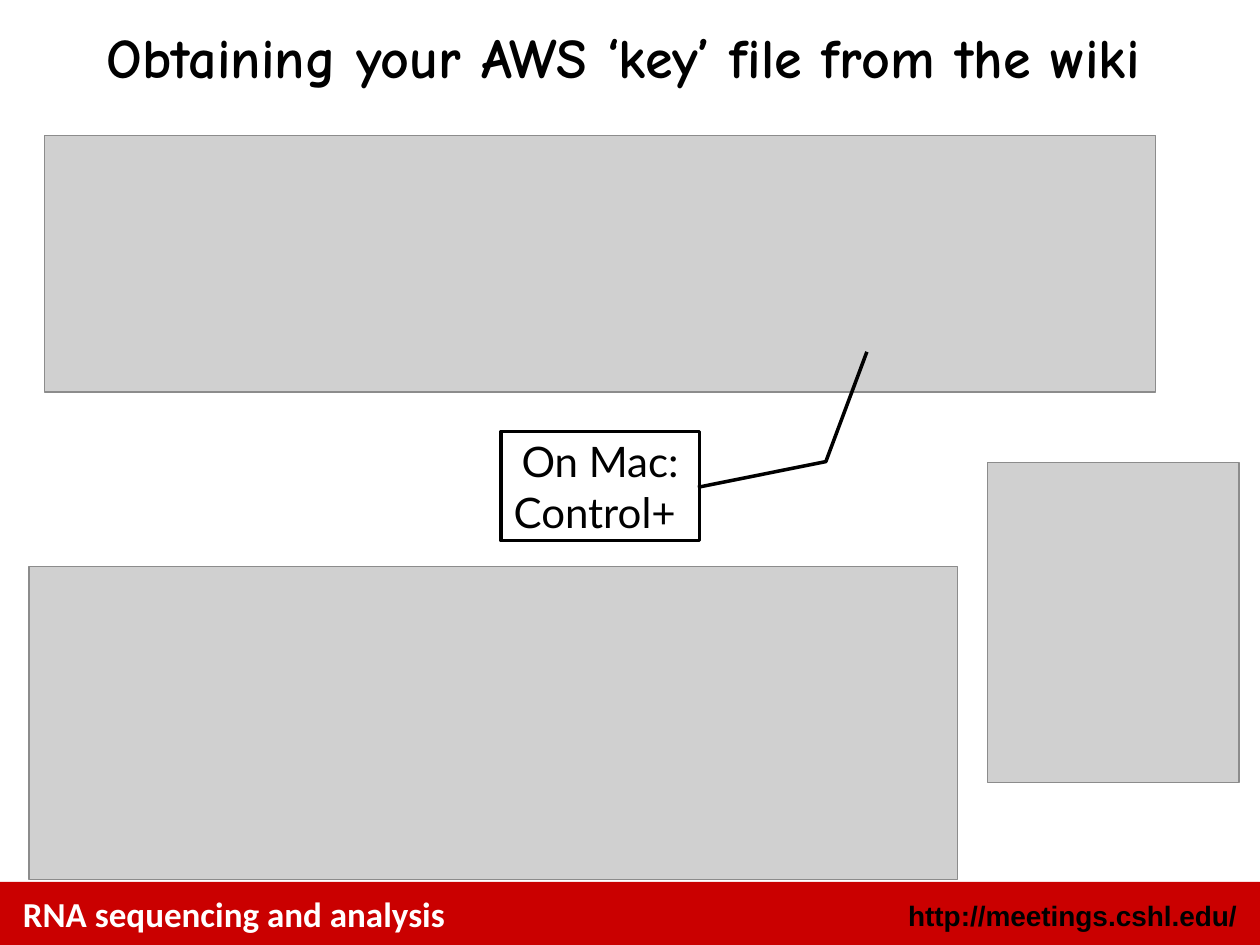
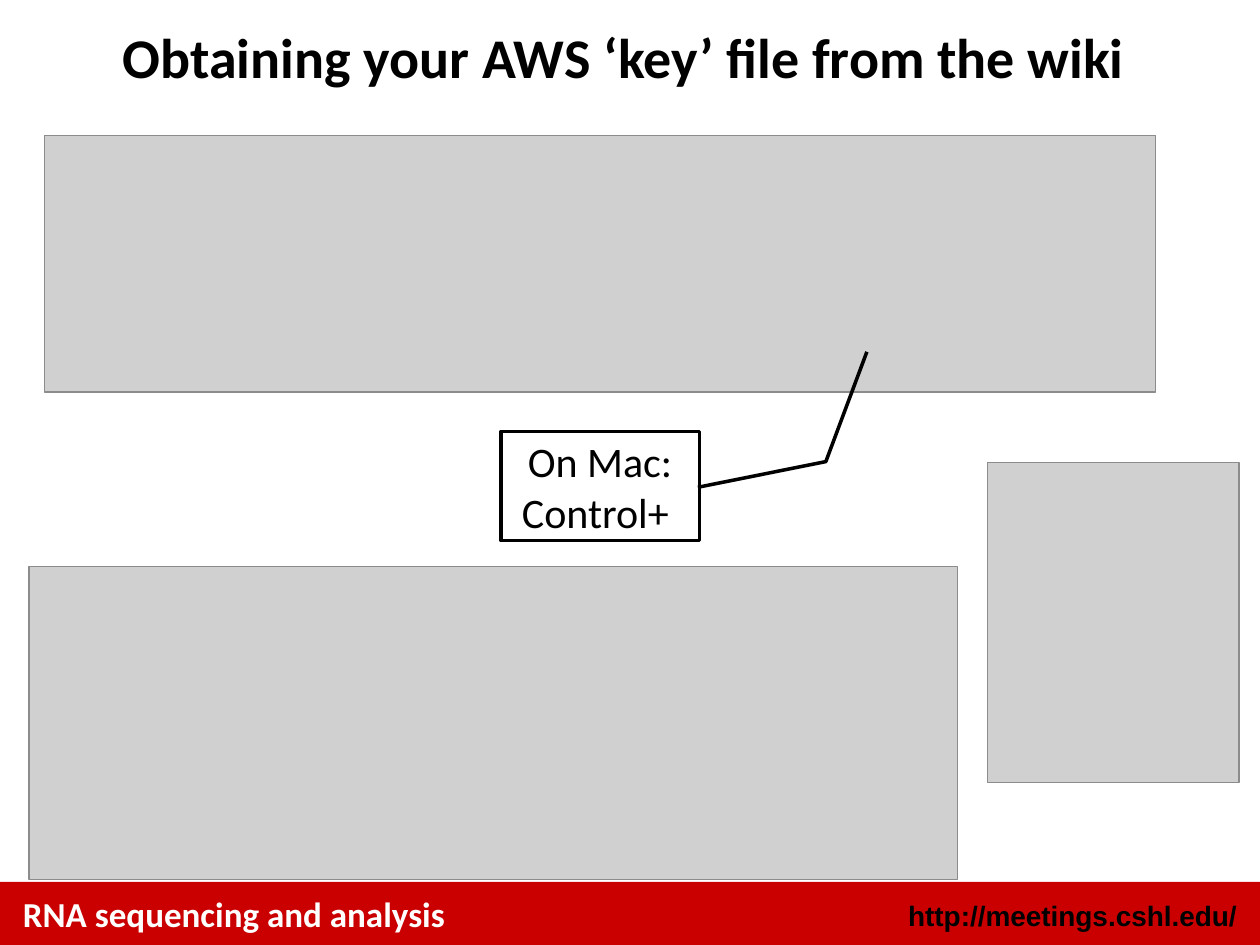
Before and after one commit to griffithlab/rnaseq_tutorial, a slide deck: slide 18 of lectures/cshl/2014/RNASeq_Module0_AmazonPreTutorial.pptx (slide 17 before the commit). Drawn at 1260x945 pixels with LibreOffice and Linux fonts; fonts in the diff are those of the drawing; grey boxes stand for pictures. Boxes give left, top, right and bottom in pixels: in the first picture for what was removed or moved away, otherwise in the second. Text is boxed around its words. In the diff, an @@ line names an element or a change of style, - is before the commit and + after.

Commit message:
update all lectures to list module 0 in overview, remove use of comic sans font in the cloud lecture

```diff
--- a/lectures/cshl/2014/RNASeq_Module0_AmazonPreTutorial.pptx
+++ b/lectures/cshl/2014/RNASeq_Module0_AmazonPreTutorial.pptx
@@ title "Obtaining your AWS ‘key’ file ..." at (123, 37, 1124, 88): font Comic Neue to Calibri @@
@@ border callout "On Mac: Control+" at (501, 432, 699, 542): font Lato to Calibri @@
```
Also in this commit, not shown: 22 other slides changed, 1 slide added, 4 other files.
